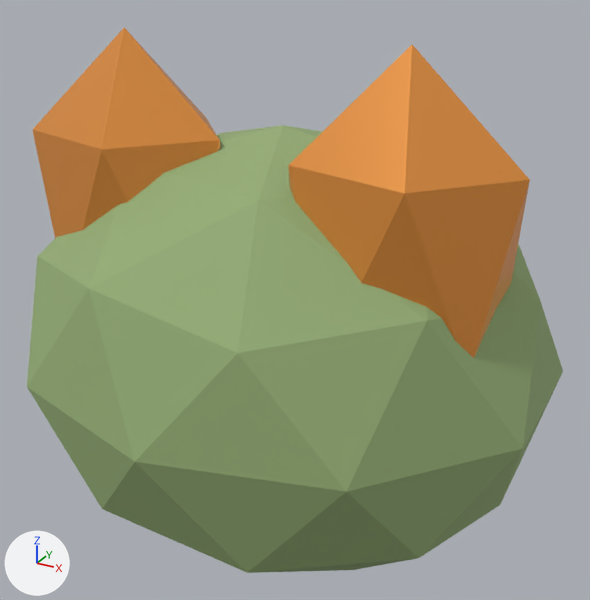
Renders of the glTF model assets/models/items/consumable-paleberry/consumable-paleberry_variant_a.glb from each side of a commit.
Both versions are drawn from a 50 mm lens placed at (0.402, -0.707, 0.707), pointed at (0.009, 0.008, 0.35). Every picture has the same lights, and +X, +Y and +Z are marked at lower left. The first picture is the older version. Objects named as collision shapes, trigger or cutter boxes, shadow casters or lower levels of detail are left out. Where no turn or scale is listed for an object, it has been applied to the vertices.

The first picture shows 'Organic detail', 'Organic detail.001', 'Organic item'.
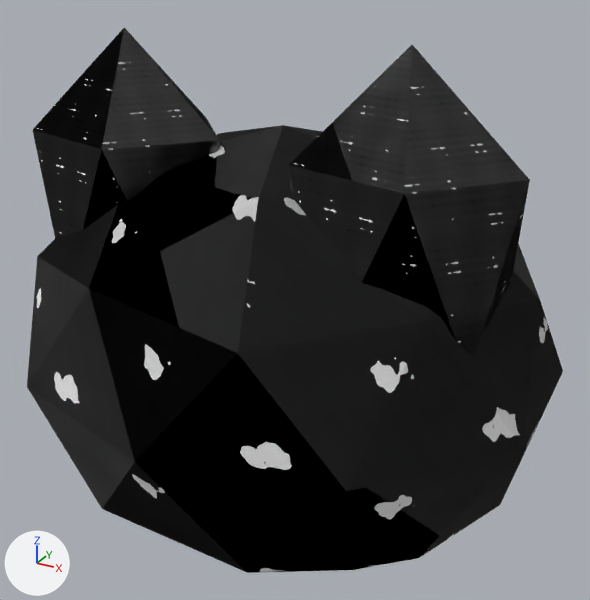
The newer file is also turned or shifted as a whole; pictures and numbers use the older file's frame.

Pixel boxes [x1, y1, x2, y2] of what changed, in the pictures (590 x 600 px):
'Organic item', surface changed (green to black)
    both: [27, 125, 563, 573]
'Organic detail.001', surface changed (orange to black)
    both: [288, 45, 530, 358]
'Organic detail', surface changed (orange to black)
    both: [33, 27, 221, 238]

Edits to the bpy script that builds the scene:
```text
Add img_organic_albedo:
    img_organic_albedo = load_image('organic_albedo', '_unpacked/organic_albedo', 256, 256, 'sRGB')
Add img_organic_height:
    img_organic_height = load_image('organic_height', '_unpacked/organic_height', 256, 256, 'Non-Color')
Add img_organic_roughness:
    img_organic_roughness = load_image('organic_roughness', '_unpacked/organic_roughness', 256, 256, 'Non-Color')
Add img_metal_roughness:
    img_metal_roughness = load_image('metal_roughness', '_unpacked/metal_roughness', 256, 256, 'Non-Color')
Add img_metal_height:
    img_metal_height = load_image('metal_height', '_unpacked/metal_height', 256, 256, 'Non-Color')
Add img_metal_albedo:
    img_metal_albedo = load_image('metal_albedo', '_unpacked/metal_albedo', 256, 256, 'sRGB')
Change mat_item_amber_enamel:
    remove # nodes: BsdfPrincipled, OutputMaterial
    remove # colours: orange #ed9945
    nodes: BsdfPrincipled, Math, NormalMap, OutputMaterial, SeparateColor, TexImage x3
    uses the picture img_metal_albedo
    uses the picture img_metal_height
    uses the picture img_metal_roughness
Change mat_item_organic:
    remove # nodes: BsdfPrincipled, OutputMaterial
    remove # colours: green #95ad76
    nodes: BsdfPrincipled, Math, NormalMap, OutputMaterial, SeparateColor, TexImage x3
    uses the picture img_organic_albedo
    uses the picture img_organic_height
    uses the picture img_organic_roughness
```
